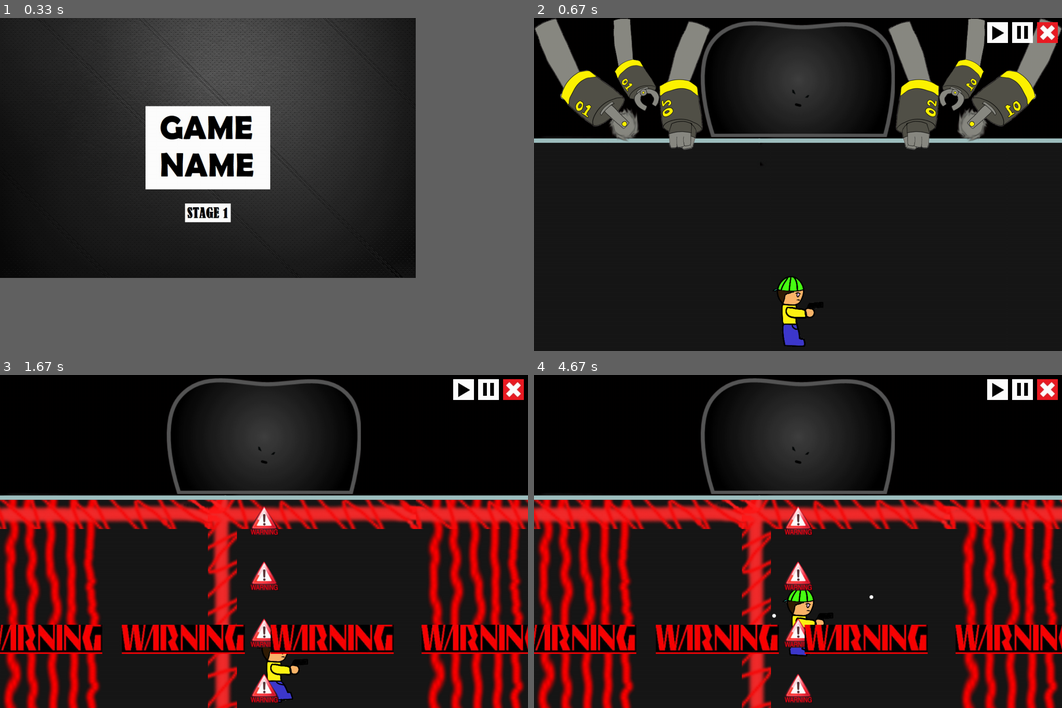
Above: before the commit, frames 1-4 (two rows, left to right).
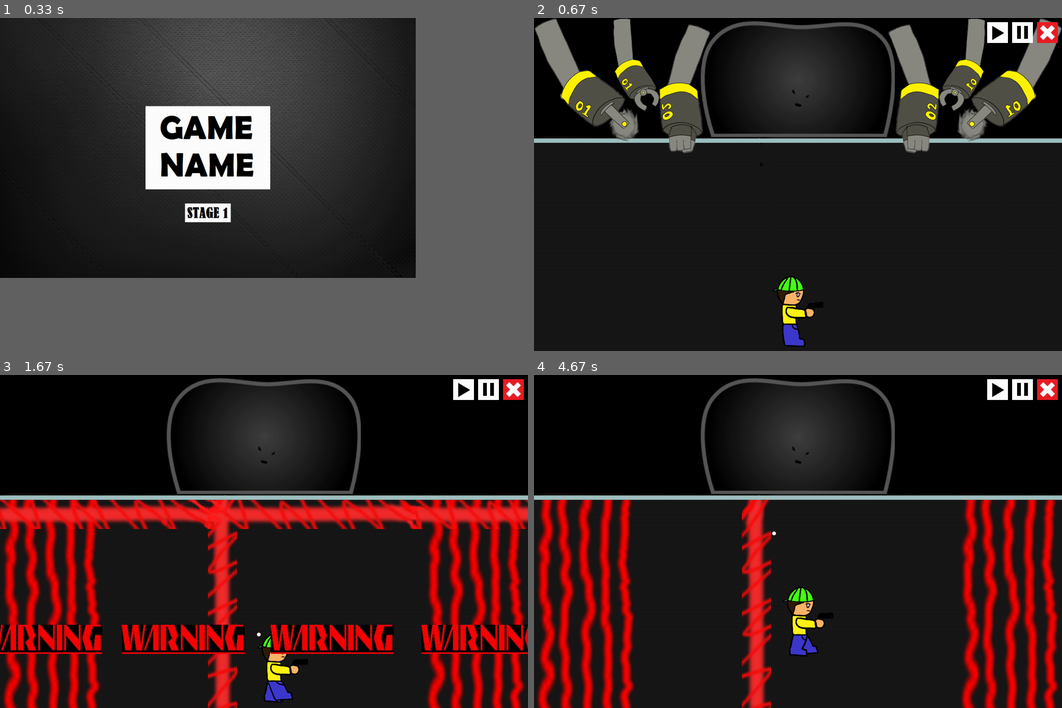
Above: after the commit, the same moments.

Repository: ss-hyun/Chilbo_pygame_pj
Game: pygame game, started from main.py
Two runs of this game, one before a commit and one after it. Both use one fixed random seed, a clock stepped at 60 frames per second and the inputs below.
Inputs (mouse positions are in pixels of both pictures, inside the frame that each line leads up to):
- Up to frame 1 (0.33 s): no input
- Up to frame 2 (0.67 s): click (739, 211) at 0.38 s
- Up to frame 3 (1.67 s): hold A 0.67-1.13 s; hold Right 0.67-1.13 s; tap Tab at 1.17 s; hold Right from 1.5 s (still down); tap A at 1.65 s
- Up to frame 4 (4.67 s): release Right at 1.97 s; hold Up 2-2.3 s; hold Right 2.33-2.8 s; hold Left 2.83-3.37 s; tap A at 2.98, 4.32 s; hold Down 3.4-3.7 s; hold Left 3.73-4.13 s; hold Up 4.17-4.53 s; hold Right from 4.57 s (still down)

Frame 1 is identical in both runs. In frame 2, 1.5% of the frame differs, in the area x 23-77%, y 0-41%; in frame 3, 1.1%; in frame 4, 13%, in the area x 0-100%, y 37-99%.

Commit message:
user hp, user atk....

Diff:
--- a/stage1.py
+++ b/stage1.py
@@ -88,7 +88,9 @@
 def user_start(ch, game):
     ch.pos = [ (game.display_size[0]-ch.size[ch.curr_state][0])/2, game.display_size[1]-ch.size[ch.curr_state][1]-10 ]
     if game.stage_number == 1:
-        ch.hp = 100
+        ch.hp = 100 #유저 체력
+    if game.stage_number == 2:
+        ch.hp + 50 <= 100
 
 def user_resize(ch):
     # image_boss = pygame.image.load("/image/exboss.svg")
@@ -104,7 +106,16 @@
             game.user_attack.append(stage_template.Spherical_Attack(ch.atk_list[0][0], ch.atk_list[0][1], ch.atk_list[0][2], ch.pos.copy(), user_atk_move))
 
 def user_atk_move(atk, game):
+    atk.pos[1] -= 6
+    for monster in game.monster_list[:]:
+        if atk.pos[1] <= monster.pos[1] + monster.size[monster.curr_state][1] and monster.pos[0] < atk.pos[0] and atk.pos[0] < monster.pos[0] + monster.size[monster.curr_state][0] :
+            if monster.name != "boss":
+                monster.hp -= atk.damage
+                if monster.hp <= 0:
+                    game.monster_list.remove(monster)
+            return False
     return True
+
 
 # def boss_moving(ch, game):
 #     ch.pos[0] += ch.move_factor
@@ -125,57 +136,48 @@
         # size variable change
         ch.size[i] = ch.image[i].get_rect().size
 
+
 def arm_move(ch, game):
-    ch.change_count += 1
-    if ch.change_count == ch.state_change_speed:
-        ch.change_count= 1
-        if ch.curr_state == 0: ch.change_direc = True
-        elif ch.curr_state == ch.state_num-1: ch.change_direc = False
-        ch.curr_state += 1 if ch.change_direc else -1
-
-def arm_move_fist(ch, game):
     ch.change_count += 1
     if ch.change_count == ch.state_change_speed:
         ch.change_count= 0
         if ch.curr_state == 0: ch.change_direc = True
-        elif ch.curr_state < ch.state_num-4: ch.change_direc = False
-        elif ch.curr_state >= ch.state_num-1: ch.change_direc = False
+        elif ch.curr_state == ch.state_num-1: ch.change_direc = False
         ch.curr_state += 1 if ch.change_direc else -1
-
-    for event in game.event_key:
-        if event.type == pygame.KEYDOWN:
-            if event.key == pygame.K_LCTRL:
-                ch.change_count= 0
-                ch.curr_state = 3
-                ch.change_direc = True
 
 
 def arm_trans(ch):
     for i in range(0, ch.state_num):
         ch.image[i] = pygame.transform.rotozoom(ch.image[i], 0, 0.5)
-
+        ch.size[i] = ch.image[i].get_rect().size
 
 def arm1_start(ch, game):
+    ch.hp = 30
     ch.pos = [ 300, 0 ]
-    ch.curr_state = 0
+    ch.curr_state = 1
 
 def arm2_start(ch, game):
+    ch.hp = 30
     ch.pos = [ 700, 0 ]
-    ch.curr_state = 0
+    ch.curr_state = 1
 
 def arm3_start(ch, game):
+    ch.hp = 30
     ch.pos = [ 190, 0 ]
     ch.curr_state = 1
 
 def arm4_start(ch, game):
+    ch.hp = 30
     ch.pos = [ 810, 0 ]
     ch.curr_state = 1
 
 def arm5_start(ch, game):
+    ch.hp = 30
     ch.pos = [ 0, 0 ]
     ch.curr_state = 1
 
 def arm6_start(ch, game):
+    ch.hp = 30
     ch.pos = [ 995, 0 ]
     ch.curr_state = 1
 
@@ -192,9 +194,9 @@
     bg_image = pygame.image.load(path + "/image/boss_stage_test.jpg")
 
     # attack info : ( image path, damage, range )
-    user_atk_info = [ [ "/image/bullet.png", 5, 9 ] ]
-
-    # character info : (name, relative path list, function list, attack info list, group)
+    user_atk_info = [ [ "/image/bullet.png", 1,9 ] ]
+
+    # character info : (name, relative path list, function list, attack image path, attack info list, group)
     # # name : character name
     # # relative path list : Characters have various states. Images of all possible conditions.
     # # function list : A function of all actions that can be done as a character, including initialization.
@@ -202,8 +204,8 @@
     # # group : There are user groups(0) and monster groups(1) in the game.
     ch_info_list = [ ("user", [ "/image/오른1.png", "/image/왼1.png", "/image/앞1.png", "/image/뒤1.png" ,"/image/오른2.png",  …(189 unchanged characters)…
                      ("boss", [ "/image/exboss.svg" ], [ None, boss_start, None, boss_resize ], None, 1),
-                     ("boss_arm1", [ "/image/fist.png", "/image/fist_+1.png", "/image/fist_+2.png", "/image/fist_attack.png", "/image/fist_attack_+1.png", "/image/fist_attack_+2.png"  ], [ arm_move_fist, arm2_start, None, arm_trans ], None, 1),
-                     ("boss_arm2", [ "/image/r_fist.png", "/image/r_fist_+1.png", "/image/r_fist_+2.png", "/image/r_fist_attack.png", "/image/r_fist_attack_+1.png", "/image/r_fist_attack_+2.png" ], [ arm_move_fist, arm1_start, None, arm_trans ], None, 1),
+                     ("boss_arm1", [ "/image/fist.png", "/image/fist_+1.png", "/image/fist_+2.png" ], [ arm_move, arm2_start, None, arm_trans ], None, 1),
+                     ("boss_arm2", [ "/image/r_fist.png", "/image/r_fist_+1.png", "/image/r_fist_+2.png" ], [ arm_move, arm1_start, None, arm_trans ], None, 1),
                      ("boss_arm3", [ "/image/forceps_1.png", "/image/forceps_2.png" ], [ arm_move, arm4_start, None, arm_trans ], None, 1),
                      ("boss_arm4", [ "/image/r_forceps_1.png", "/image/r_forceps_2.png" ], [ arm_move, arm3_start, None, arm_trans ], None, 1),
                      ("boss_arm5", [ "/image/saw2.png", "/image/saw2_+1.png", "/image/saw2_+2.png", "/image/saw2_+1.png", "/image/saw2_+2.png" ], [ arm_move, arm5_start, None, arm_trans ], None, 1),
--- a/stage_template.py
+++ b/stage_template.py
@@ -30,7 +30,7 @@
 # 구 형태의 공격
 class Spherical_Attack:
     def __init__(self, image, damage, range, pos, atk_move):
-        self.image = image,
+        self.image = image
         self.damage = damage
         self.atk_range = range
         self.pos = pos
@@ -48,7 +48,7 @@
 # 사각형 형태의 공격
 class Rectangle_Attack:
     def __init__(self, image, damage, range, pos, atk_move):
-        self.image = image,
+        self.image = image
         self.damage = damage
         self.atk_range = range
         self.pos = pos
@@ -181,12 +181,12 @@
             background.blit(self.bg_image, (0, 0))
 
             for a in self.user_attack[:]:
-                background.blit(a.image[0], a.pos)
+                background.blit(a.image, a.pos)
                 if not a.move(self):
                     self.user_attack.remove(a)
 
             for a in self.monster_attack[:]:
-                background.blit(a.image[0], a.pos)
+                background.blit(a.image, a.pos)
                 if not a.move(self):
                     self.monster_attack.remove(a)
 
